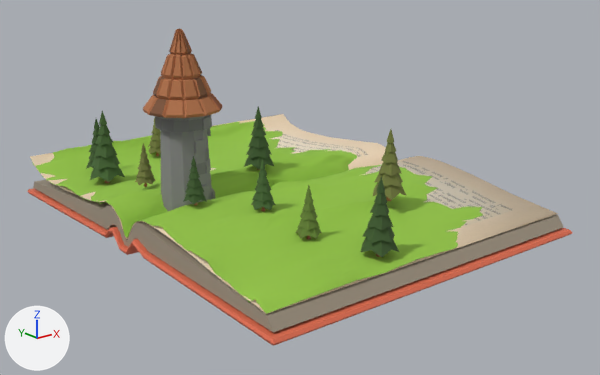
An edit to the glTF model godot-project/Environment/Environment.glb, drawn before and after from the same camera.
Before and after are seen from a camera (50 mm lens) standing at (-35.5, -46.8, 20.1) and looking at (0.2, -2.1, 2.3). Lighting does not change. The marker at lower left points along +X, +Y and +Z.

Script lines for the objects in view, before the commit:
```python
ob_book_cover = bpy.data.objects.new('Book Cover', me_cube_001)
ob_book_cover.location = (0.0, 0.0, 0.0)
ob_book_middle_pages = bpy.data.objects.new('Book Middle Pages', me_cube_002)
ob_book_middle_pages.location = (0.0, 0.0, 0.0)
ob_book_open_pages = bpy.data.objects.new('Book Open Pages', me_cube_003)
ob_book_open_pages.location = (0.02, 0.05, 0.0)
ob_book_open_pages_001 = bpy.data.objects.new('Book Open Pages.001', me_cube_009)
ob_book_open_pages_001.location = (0.0, 0.0, 0.0)
ob_pinetree_leaves_001 = bpy.data.objects.new('Pinetree Leaves.001', me_cylinder_005)
ob_pinetree_leaves_001.location = (0.0, 0.0, 0.0)
ob_pinetree_leaves_002 = bpy.data.objects.new('Pinetree Leaves.002', me_cylinder_002)
ob_pinetree_leaves_002.location = (0.0, 0.0, 0.0)
ob_pinetree_leaves_003 = bpy.data.objects.new('Pinetree Leaves.003', me_cylinder_007)
ob_pinetree_leaves_003.location = (0.0, 0.0, 0.0)
ob_terrain = bpy.data.objects.new('Terrain', me_cube_007)
ob_terrain.location = (0.0, 0.0, 0.0)
ob_tower = bpy.data.objects.new('Tower', me_circle_109)
ob_tower.location = (0.0, 0.0, 0.0)
# also in view: 'Roof' at (-7.4, 0.9, 11.2); 'Pinetree Leaves.006' at (-5.5, -5.5, 4.4); 'Pinetree Leaves.007' at (-9.6, 8.8, 4.7); 'Pinetree Leaves.010' at (2.4, -8.8, 5.1); 'Pinetree Leaves.009' at (-3.0, -13.6, 3.9)
```
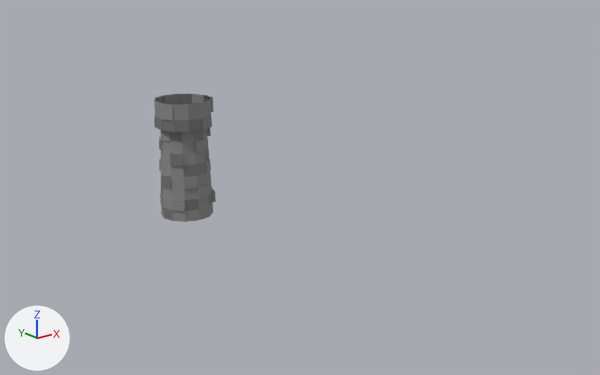
What differs and where, as boxes (x1, y1, x2, y2) in the pictures (600 x 375 px):
'Terrain', deleted (green): before (32, 121, 483, 314)
'Book Middle Pages', deleted: before (33, 180, 563, 332)
'Book Open Pages.001', deleted: before (127, 156, 558, 314)
'Book Cover', deleted: before (27, 188, 572, 346)
'Roof', deleted (brown): before (143, 28, 222, 118)
'Book Open Pages', deleted (beige): before (30, 114, 386, 240)
'Pinetree Leaves.009', deleted (green): before (361, 176, 399, 257)
'Pinetree Leaves.007', deleted (green): before (90, 110, 125, 183)
'Pinetree Leaves.010', deleted: before (373, 129, 406, 201)
'Pinetree Leaves.003', deleted (green): before (244, 106, 274, 170)
'Pinetree Leaves.002', deleted (green): before (296, 185, 321, 240)
'Pinetree Leaves.006', deleted (green): before (251, 158, 275, 211)
'Pinetree Leaves.001', deleted (green): before (183, 156, 207, 205)
'Pinetree Leaves.008', deleted: before (135, 143, 156, 187)
'Pinetree Leaves.005', deleted: before (148, 118, 161, 156)
'Pinetree Leaves.004', deleted: before (86, 119, 100, 169)
'Tower', unchanged, uncovered by the edit: before (155, 115, 212, 132); after (154, 94, 213, 132)

Edits to the bpy script that builds the scene:
```text
Remove ob_book_cover:
    ob_book_cover = bpy.data.objects.new('Book Cover', me_cube_001)
    ob_book_cover.location = (0.0, 0.0, 0.0)
Remove ob_book_middle_pages:
    ob_book_middle_pages = bpy.data.objects.new('Book Middle Pages', me_cube_002)
    ob_book_middle_pages.location = (0.0, 0.0, 0.0)
Remove ob_book_open_pages:
    ob_book_open_pages = bpy.data.objects.new('Book Open Pages', me_cube_003)
    ob_book_open_pages.location = (0.02, 0.05, 0.0)
Remove ob_book_open_pages_001:
    ob_book_open_pages_001 = bpy.data.objects.new('Book Open Pages.001', me_cube_009)
    ob_book_open_pages_001.location = (0.0, 0.0, 0.0)
Remove ob_terrain:
    ob_terrain = bpy.data.objects.new('Terrain', me_cube_007)
    ob_terrain.location = (0.0, 0.0, 0.0)
Remove ob_pinetree_leaves_001:
    ob_pinetree_leaves_001 = bpy.data.objects.new('Pinetree Leaves.001', me_cylinder_005)
    ob_pinetree_leaves_001.location = (0.0, 0.0, 0.0)
Remove ob_pinetree_leaves_002:
    ob_pinetree_leaves_002 = bpy.data.objects.new('Pinetree Leaves.002', me_cylinder_002)
    ob_pinetree_leaves_002.location = (0.0, 0.0, 0.0)
Remove ob_pinetree_leaves_003:
    ob_pinetree_leaves_003 = bpy.data.objects.new('Pinetree Leaves.003', me_cylinder_007)
    ob_pinetree_leaves_003.location = (0.0, 0.0, 0.0)
Remove ob_pinetree_leaves_004:
    ob_pinetree_leaves_004 = bpy.data.objects.new('Pinetree Leaves.004', me_cylinder_009)
    ob_pinetree_leaves_004.location = (0.0, 0.0, 0.0)
Remove ob_pinetree_leaves_005:
    ob_pinetree_leaves_005 = bpy.data.objects.new('Pinetree Leaves.005', me_cylinder_010)
    ob_pinetree_leaves_005.location = (0.0, 0.0, 0.0)
Remove ob_pinetree_leaves_006:
    ob_pinetree_leaves_006 = bpy.data.objects.new('Pinetree Leaves.006', me_cylinder_004)
    ob_pinetree_leaves_006.location = (0.0, 0.0, 0.0)
Remove ob_pinetree_leaves_007:
    ob_pinetree_leaves_007 = bpy.data.objects.new('Pinetree Leaves.007', me_cylinder_008)
    ob_pinetree_leaves_007.location = (0.0, 0.0, 0.0)
Remove ob_pinetree_leaves_008:
    ob_pinetree_leaves_008 = bpy.data.objects.new('Pinetree Leaves.008', me_cylinder_006)
    ob_pinetree_leaves_008.location = (0.0, 0.0, 0.0)
Remove ob_pinetree_leaves_009:
    ob_pinetree_leaves_009 = bpy.data.objects.new('Pinetree Leaves.009', me_cylinder_001)
    ob_pinetree_leaves_009.location = (0.0, 0.0, 0.0)
Remove ob_pinetree_leaves_010:
    ob_pinetree_leaves_010 = bpy.data.objects.new('Pinetree Leaves.010', me_cylinder_003)
    ob_pinetree_leaves_010.location = (0.0, 0.0, 0.0)
Remove ob_roof:
    ob_roof = bpy.data.objects.new('Roof', me_circle_106)
    ob_roof.location = (0.0, 0.0, 0.0)
```
